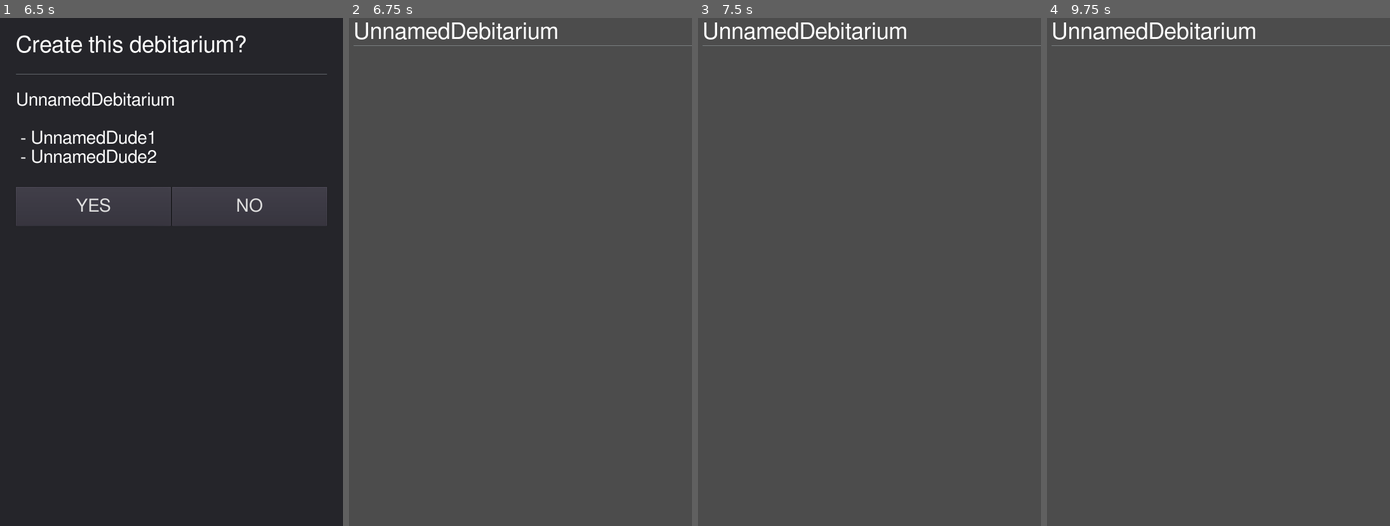
Above: before the commit, frames 1-4 (left to right).
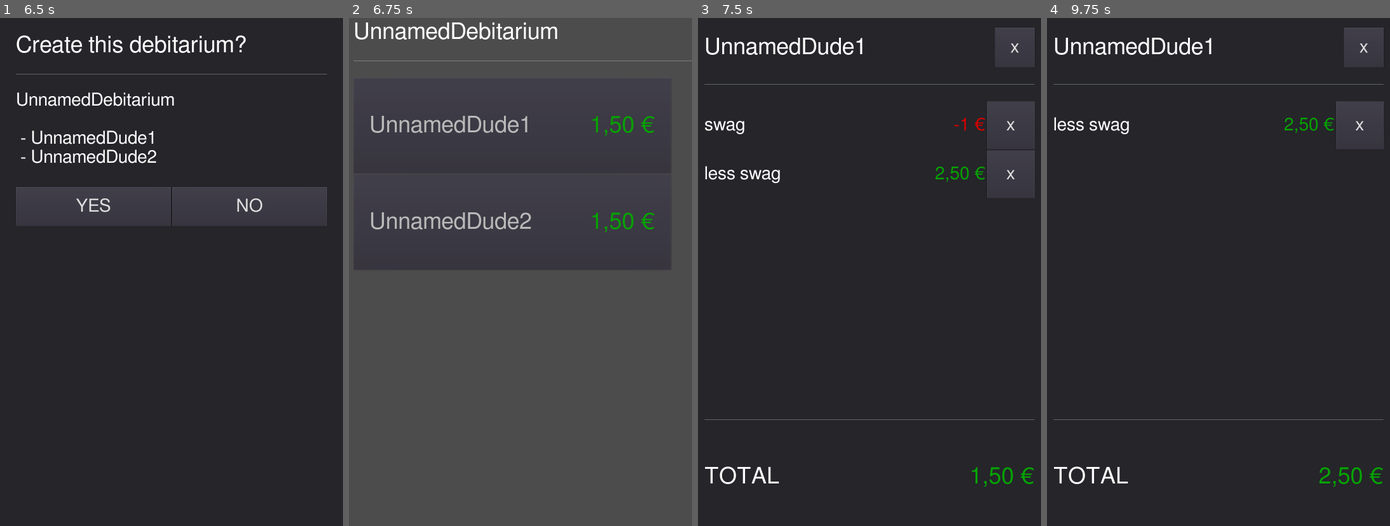
Above: after the commit, the same moments.

Repository: silverweed/debitarium
Game: Godot game, scene res://screens/CreateDebitariumScreen.tscn
The game is run twice, just before and just after one commit, with the same random seed, the same clock (stepped at 60 frames per second) and the same inputs. The project has no main scene, so this scene is started directly.
Inputs (mouse positions are in pixels of both pictures, inside the frame that each line leads up to):
- Up to frame 1 (6.5 s): click "+" at 0.5 s; click "x" at 1.25 s; click "DONE" at 2 s; click "DONE" at 2.75 s; click "OK" at 3.5 s; click "+" at 4.25 s; click "+" at 5 s; click "DONE" at 5.75 s
- Up to frame 2 (6.75 s): click "YES" at 6.5 s
- Up to frame 3 (7.5 s): click (862, 124) at 7.27 s
- Up to frame 4 (9.75 s): click (1362, 48) at 8 s, where only the run after the commit has a clickable "x"; click (1211, 124) at 8.77 s; click (1359, 124) at 9.5 s, where only the run after the commit has a clickable "x"

Frame 1 is identical in both runs. In frame 2, 1.8% of the frame differs, in the area x 1-100%, y 5-43%; in frame 3, 96%; in frame 4, 98%, in the area x 0-100%, y 0-100%.
Error before the commit: Internal script error! Opcode: 38 (please report). (res://data/Data.gd:27)

Commit message:
make transaction list

Diff:
--- a/data/Data.gd
+++ b/data/Data.gd
@@ -20,20 +20,16 @@
 		balance = Balance.new()
 
 
-class Balance:
-	var transactions: Array # of Cash
-
-	func calc_balance() -> Cash:
-		var result = Cash.new(0, 0, false)
-		for t in transactions:
-			assert(t is Cash and t != null)
-			result = result.sum(t)
-		return result
-
-
 # represents one monetary value
 class Cash:
 	var tot_cents: int
+
+	static func from_cents(tot_cents: int) -> Cash:
+		print("tot = ", tot_cents)
+		var new_ints = abs(int(tot_cents / 100))
+		var new_cents = abs(int(tot_cents % 100))
+		var new_neg = tot_cents < 0
+		return Cash.new(new_ints, new_cents, new_neg)
 
 	func _init(_ints: int, _cents: int, neg: bool):
 		assert(_ints >= 0)
@@ -45,10 +41,7 @@
 
 	func sum(other: Cash) -> Cash:
 		var new_tot_cents = tot_cents + other.tot_cents
-		var new_ints = abs(int(new_tot_cents / 100))
-		var new_cents = abs(int(new_tot_cents % 100))
-		var new_neg = new_tot_cents < 0
-		return Cash.new(new_ints, new_cents, new_neg)
+		return from_cents(new_tot_cents)
 
 
 	func positive_ints() -> int:
@@ -60,10 +53,62 @@
 	func is_neg() -> bool:
 		return tot_cents < 0
 
+	func is_zero() -> bool:
+		return tot_cents == 0
+
 	func to_str() -> String:
 		var st = "-" if is_neg() else ""
 		st += str(positive_ints())
 		if positive_cents() > 0:
-			st += ",%d" % positive_cents()
-		st += "€"
+			st += ",%02d" % positive_cents()
+		st += " €"
 		return st
+
+	func get_color() -> Color:
+		if is_neg():
+			return Color(215.0/255.0, 0.0, 0.0)
+		elif is_zero():
+			return Color.white
+		else:
+			return Color(5.0/255.0, 164.0/255.0, 0.0)
+
+
+class Transaction:
+	var cash: Cash
+	var description: String
+
+	func _init(_cash: Cash, _desc: String):
+		cash = _cash
+		description = _desc
+
+
+class Balance:
+	var transactions: Array # of Transaction
+
+	func _init():
+#		# DEBUG
+		transactions.append(Transaction.new(Cash.new(1, 0, true), "swag"))
+		transactions.append(Transaction.new(Cash.new(2, 50, false), "less swag"))
+		pass
+
+
+	func remove_transaction(t: Transaction):
+		assert(t != null)
+		var idx = transactions.find(t)
+		assert(idx >= 0)
+		transactions.remove(idx)
+
+
+	# This should really return a Cash, but due to a bug in the gdscript compiler
+	# it can't?
+	func calc_balance() -> int:
+		var result = 0
+		for t in transactions:
+			assert(t is Transaction and t != null)
+			result += t.cash.tot_cents
+		return result
+#		var result = Cash.new(0, 0, false)
+#		for t in transactions:
+#			assert(t is Cash and t != null)
+#			result = result.sum(t)
+#		return result
--- a/misc/DebitariumListEntry.gd
+++ b/misc/DebitariumListEntry.gd
@@ -3,13 +3,27 @@
 
 var person: Data.Person setget set_person
 
-onready var name_label = $HBoxContainer/Name
-onready var balance_label = $HBoxContainer/Balance
+onready var name_label = $Panel/HBoxContainer/Name
+onready var balance_label = $Panel/HBoxContainer/Balance
 
 func _ready():
 	pass
 
 
 func set_person(p: Data.Person):
+	person = p
 	name_label.text = p.name
-	balance_label.text = p.balance.calc_balance().to_str()
+	calc_balance()
+
+
+func calc_balance():
+	var balance = Data.Cash.from_cents(person.balance.calc_balance())
+	balance_label.text = balance.to_str()
+	balance_label.modulate = balance.get_color()
+
+
+func _on_Panel_pressed():
+	var list = preload("res://screens/PersonTransactionList.tscn").instance()
+	get_node("/root").add_child(list)
+	list.set_person(person)
+	list.connect("balance_changed", self, "calc_balance")
--- a/misc/DebitariumListEntry.tscn
+++ b/misc/DebitariumListEntry.tscn
@@ -6,31 +6,48 @@
 [node name="DebitariumListEntry" type="Control"]
 anchor_right = 1.0
 anchor_bottom = 1.0
+rect_min_size = Vector2( 1000, 300 )
 script = ExtResource( 2 )
 __meta__ = {
 "_edit_use_anchors_": false
 }
 
-[node name="HBoxContainer" type="HBoxContainer" parent="."]
+[node name="Panel" type="Button" parent="."]
 anchor_right = 1.0
 anchor_bottom = 1.0
+rect_min_size = Vector2( 0, 300 )
 __meta__ = {
 "_edit_use_anchors_": false
 }
 
-[node name="Name" type="Label" parent="HBoxContainer"]
+[node name="HBoxContainer" type="HBoxContainer" parent="Panel"]
+anchor_right = 1.0
+anchor_bottom = 1.0
+margin_left = 50.0
+margin_right = -50.0
+size_flags_vertical = 3
+__meta__ = {
+"_edit_use_anchors_": false
+}
+
+[node name="Name" type="Label" parent="Panel/HBoxContainer"]
 margin_top = 1043.0
-margin_right = 538.0
+margin_right = 488.0
 margin_bottom = 1116.0
 size_flags_horizontal = 3
 theme = ExtResource( 1 )
+custom_colors/font_color = Color( 0.729412, 0.729412, 0.729412, 1 )
 text = "NAME"
+valign = 1
 
-[node name="Balance" type="Label" parent="HBoxContainer"]
-margin_left = 542.0
+[node name="Balance" type="Label" parent="Panel/HBoxContainer"]
+margin_left = 492.0
 margin_top = 1043.0
-margin_right = 1080.0
+margin_right = 980.0
 margin_bottom = 1116.0
 size_flags_horizontal = 3
 theme = ExtResource( 1 )
 text = "0 €"
+align = 2
+valign = 1
+[connection signal="pressed" from="Panel" to="." method="_on_Panel_pressed"]
--- /dev/null
+++ b/misc/RemovableControl.gd
@@ -0,0 +1,22 @@
+class_name RemovableControl
+extends Control
+
+var button: Button
+
+func _ready():
+	button = get_node("Button")
+	button.connect("pressed", self, "_on_Button_pressed")
+	assert(button != null)
+	call_deferred("setup")
+
+
+func setup():
+	button.rect_min_size.x = rect_min_size.y
+
+
+func disconnect_signals():
+	button.disconnect("pressed", self, "_on_Button_pressed")
+
+
+func _on_Button_pressed():
+	queue_free()
--- a/misc/RemovableInput.gd
+++ b/misc/RemovableInput.gd
@@ -1,9 +1,4 @@
 class_name RemovableInput
-extends HBoxContainer
+extends RemovableControl
 
 onready var edit = $LineEdit
-onready var button = $Button
-
-
-func _on_Button_pressed():
-	queue_free()
--- a/misc/RemovableInput.tscn
+++ b/misc/RemovableInput.tscn
@@ -22,4 +22,3 @@
 margin_bottom = 2160.0
 theme = ExtResource( 1 )
 text = "x"
-[connection signal="pressed" from="Button" to="." method="_on_Button_pressed"]
--- /dev/null
+++ b/misc/RemovableLabel.gd
@@ -0,0 +1,5 @@
+class_name RemovableLabel
+extends RemovableControl
+
+onready var left_label = $LeftLabel
+onready var right_label = $RightLabel
--- /dev/null
+++ b/misc/RemovableLabel.tscn
@@ -0,0 +1,38 @@
+[gd_scene load_steps=4 format=2]
+
+[ext_resource path="res://SmallerLabelTheme.tres" type="Theme" id=1]
+[ext_resource path="res://ButtonTheme.tres" type="Theme" id=2]
+[ext_resource path="res://misc/RemovableLabel.gd" type="Script" id=3]
+
+[node name="RemovableLabel" type="HBoxContainer"]
+anchor_right = 1.0
+anchor_bottom = 1.0
+rect_min_size = Vector2( 0, 150 )
+script = ExtResource( 3 )
+__meta__ = {
+"_edit_use_anchors_": false
+}
+
+[node name="LeftLabel" type="Label" parent="."]
+margin_top = 1051.0
+margin_right = 688.0
+margin_bottom = 1108.0
+size_flags_horizontal = 3
+size_flags_stretch_ratio = 2.0
+theme = ExtResource( 1 )
+
+[node name="RightLabel" type="Label" parent="."]
+margin_left = 692.0
+margin_top = 1051.0
+margin_right = 1036.0
+margin_bottom = 1108.0
+size_flags_horizontal = 3
+theme = ExtResource( 1 )
+align = 2
+
+[node name="Button" type="Button" parent="."]
+margin_left = 1040.0
+margin_right = 1079.0
+margin_bottom = 2160.0
+theme = ExtResource( 2 )
+text = "x"
--- /dev/null
+++ b/misc/SquareButton.gd
@@ -0,0 +1,11 @@
+extends Button
+
+func _ready():
+	call_deferred("setup")
+
+
+func setup():
+	rect_min_size.y = get_parent().rect_min_size.y
+	rect_min_size.x = rect_min_size.y
+	rect_size.y = get_parent().rect_size.y
+	rect_size.x = rect_size.y
--- /dev/null
+++ b/misc/SquareButton.tscn
@@ -0,0 +1,14 @@
+[gd_scene load_steps=3 format=2]
+
+[ext_resource path="res://ButtonTheme.tres" type="Theme" id=1]
+[ext_resource path="res://misc/SquareButton.gd" type="Script" id=2]
+
+[node name="SquareButton" type="Button"]
+anchor_right = 1.0
+anchor_bottom = 1.0
+theme = ExtResource( 1 )
+text = "x"
+script = ExtResource( 2 )
+__meta__ = {
+"_edit_use_anchors_": false
+}
--- a/project.godot
+++ b/project.godot
@@ -24,16 +24,28 @@
 "language": "GDScript",
 "path": "res://misc/DebitariumListEntry.gd"
 }, {
-"base": "HBoxContainer",
+"base": "Control",
+"class": "RemovableControl",
+"language": "GDScript",
+"path": "res://misc/RemovableControl.gd"
+}, {
+"base": "RemovableControl",
 "class": "RemovableInput",
 "language": "GDScript",
 "path": "res://misc/RemovableInput.gd"
+}, {
+"base": "RemovableControl",
+"class": "RemovableLabel",
+"language": "GDScript",
+"path": "res://misc/RemovableLabel.gd"
 } ]
 _global_script_class_icons={
 "Data": "",
 "DataManager": "",
 "DebitariumListEntry": "",
-"RemovableInput": ""
+"RemovableControl": "",
+"RemovableInput": "",
+"RemovableLabel": ""
 }
 
 [application]
--- a/screens/CreateDebitariumScreen.gd
+++ b/screens/CreateDebitariumScreen.gd
@@ -37,13 +37,13 @@
 	var dbt = Data.Debitarium.new(db_name, people)
 	return [dbt, null]
 
+
 func _on_PeopleButton_pressed():
 	var input: RemovableInput = preload("res://misc/RemovableInput.tscn").instance()
 	$VBoxContainer/ScrollContainer/VBoxContainer/PeopleContainer.add_child(input)
 	input.edit.theme = LINE_THEME
 	input.edit.text = "UnnamedDude%d" % dude_n
 	input.rect_min_size.y = $VBoxContainer/ScrollContainer/VBoxContainer/NameLabel.rect_min_size.y
-	input.button.rect_min_size.x = input.rect_min_size.y
 	dude_n += 1
 
 
--- a/screens/CreateDebitariumScreen.tscn
+++ b/screens/CreateDebitariumScreen.tscn
@@ -44,9 +44,8 @@
 custom_constants/separation = 20
 
 [node name="NameLabel" type="Label" parent="VBoxContainer/ScrollContainer/VBoxContainer"]
-margin_top = -1.0
 margin_right = 1080.0
-margin_bottom = 99.0
+margin_bottom = 100.0
 rect_min_size = Vector2( 0, 100 )
 size_flags_horizontal = 3
 theme = ExtResource( 2 )
@@ -66,9 +65,9 @@
 }
 
 [node name="PeopleLabel" type="Label" parent="VBoxContainer/ScrollContainer/VBoxContainer"]
-margin_top = 239.0
+margin_top = 240.0
 margin_right = 1080.0
-margin_bottom = 339.0
+margin_bottom = 340.0
 rect_min_size = Vector2( 0, 100 )
 size_flags_horizontal = 3
 theme = ExtResource( 2 )
--- a/screens/DebitariumListScreen.tscn
+++ b/screens/DebitariumListScreen.tscn
@@ -46,11 +46,13 @@
 [node name="HSeparator" type="HSeparator" parent="VBoxContainer"]
 margin_top = 77.0
 margin_right = 1080.0
-margin_bottom = 81.0
+margin_bottom = 177.0
+custom_constants/separation = 100
 
 [node name="ScrollContainer" type="ScrollContainer" parent="VBoxContainer"]
-margin_top = 85.0
+margin_top = 181.0
 margin_right = 1080.0
-margin_bottom = 85.0
+margin_bottom = 2160.0
+size_flags_vertical = 3
 
 [node name="People" type="VBoxContainer" parent="VBoxContainer/ScrollContainer"]
--- /dev/null
+++ b/screens/PersonTransactionList.gd
@@ -0,0 +1,43 @@
+extends Control
+
+signal balance_changed
+
+var person: Data.Person setget set_person
+
+onready var transaction_list = $VBoxContainer/ScrollContainer/TransactionList
+onready var cash_label = $VBoxContainer/Total/CashLabel
+
+func set_person(_person: Data.Person):
+	person = _person
+
+	$VBoxContainer/HBoxContainer/PersonName.text = person.name
+
+	for t in person.balance.transactions:
+		assert(t is Data.Transaction and t != null)
+		var entry = preload("res://misc/RemovableLabel.tscn").instance()
+		transaction_list.add_child(entry)
+		entry.disconnect_signals()
+		entry.button.connect("pressed", self, "on_entry_pressed", [entry, t])
+		entry.left_label.text = t.description
+		entry.right_label.text = t.cash.to_str()
+		entry.right_label.modulate = t.cash.get_color()
+
+	calc_total()
+
+
+func calc_total():
+	var total = Data.Cash.from_cents(person.balance.calc_balance())
+	cash_label.text = total.to_str()
+	cash_label.modulate = total.get_color()
+
+
+func _on_ExitButton_pressed():
+	queue_free()
+
+
+func on_entry_pressed(entry: Control, t: Data.Transaction):
+	# TODO ask for confirmation!
+	person.balance.remove_transaction(t)
+	entry.queue_free()
+	calc_total()
+	emit_signal("balance_changed")
--- /dev/null
+++ b/screens/PersonTransactionList.tscn
@@ -0,0 +1,98 @@
+[gd_scene load_steps=4 format=2]
+
+[ext_resource path="res://LabelTheme.tres" type="Theme" id=1]
+[ext_resource path="res://screens/PersonTransactionList.gd" type="Script" id=2]
+[ext_resource path="res://ButtonTheme.tres" type="Theme" id=3]
+
+[node name="PersonTransactionList" type="Control"]
+anchor_right = 1.0
+anchor_bottom = 1.0
+script = ExtResource( 2 )
+__meta__ = {
+"_edit_use_anchors_": false
+}
+
+[node name="Panel" type="Panel" parent="."]
+anchor_right = 1.0
+anchor_bottom = 1.0
+__meta__ = {
+"_edit_use_anchors_": false
+}
+
+[node name="VBoxContainer" type="VBoxContainer" parent="."]
+anchor_right = 1.0
+anchor_bottom = 1.0
+margin_left = 20.0
+margin_top = 30.0
+margin_right = -20.0
+margin_bottom = -30.0
+__meta__ = {
+"_edit_use_anchors_": false
+}
+
+[node name="HBoxContainer" type="HBoxContainer" parent="VBoxContainer"]
+margin_right = 1040.0
+margin_bottom = 125.0
+
+[node name="PersonName" type="Label" parent="VBoxContainer/HBoxContainer"]
+margin_top = 26.0
+margin_right = 911.0
+margin_bottom = 99.0
+size_flags_horizontal = 3
+theme = ExtResource( 1 )
+text = "PERSON NAME"
+
+[node name="ExitButton" type="Button" parent="VBoxContainer/HBoxContainer"]
+margin_left = 915.0
+margin_right = 1040.0
+margin_bottom = 125.0
+rect_min_size = Vector2( 125, 125 )
+theme = ExtResource( 3 )
+text = "x"
+
+[node name="HSeparator" type="HSeparator" parent="VBoxContainer"]
+margin_top = 129.0
+margin_right = 1040.0
+margin_bottom = 229.0
+custom_constants/separation = 100
+
+[node name="ScrollContainer" type="ScrollContainer" parent="VBoxContainer"]
+margin_top = 233.0
+margin_right = 1040.0
+margin_bottom = 1742.0
+size_flags_horizontal = 3
+size_flags_vertical = 3
+
+[node name="TransactionList" type="VBoxContainer" parent="VBoxContainer/ScrollContainer"]
+margin_right = 1040.0
+size_flags_horizontal = 3
+
+[node name="HSeparator2" type="HSeparator" parent="VBoxContainer"]
+margin_top = 1746.0
+margin_right = 1040.0
+margin_bottom = 1846.0
+custom_constants/separation = 100
+
+[node name="Total" type="HBoxContainer" parent="VBoxContainer"]
+margin_top = 1850.0
+margin_right = 1040.0
+margin_bottom = 2100.0
+rect_min_size = Vector2( 0, 250 )
+theme = ExtResource( 1 )
+
+[node name="Label" type="Label" parent="VBoxContainer/Total"]
+margin_top = 88.0
+margin_right = 518.0
+margin_bottom = 161.0
+size_flags_horizontal = 3
+text = "TOTAL"
+
+[node name="CashLabel" type="Label" parent="VBoxContainer/Total"]
+margin_left = 522.0
+margin_top = 88.0
+margin_right = 1040.0
+margin_bottom = 161.0
+size_flags_horizontal = 3
+text = "0"
+align = 2
+[connection signal="pressed" from="VBoxContainer/HBoxContainer/ExitButton" to="." method="_on_ExitButton_pressed"]
